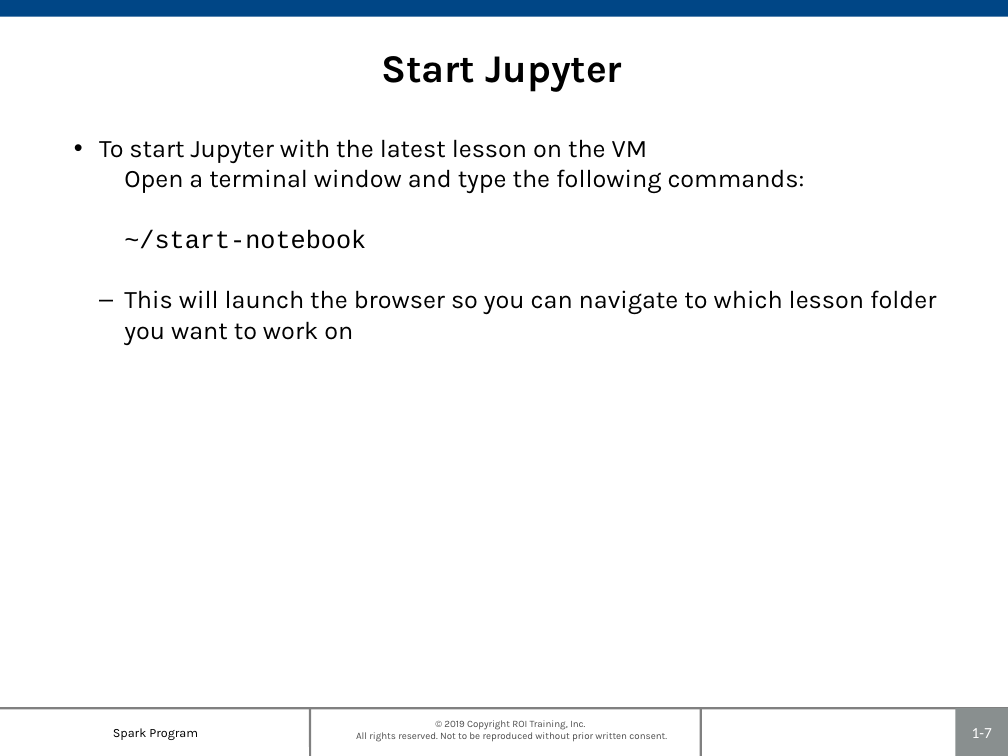
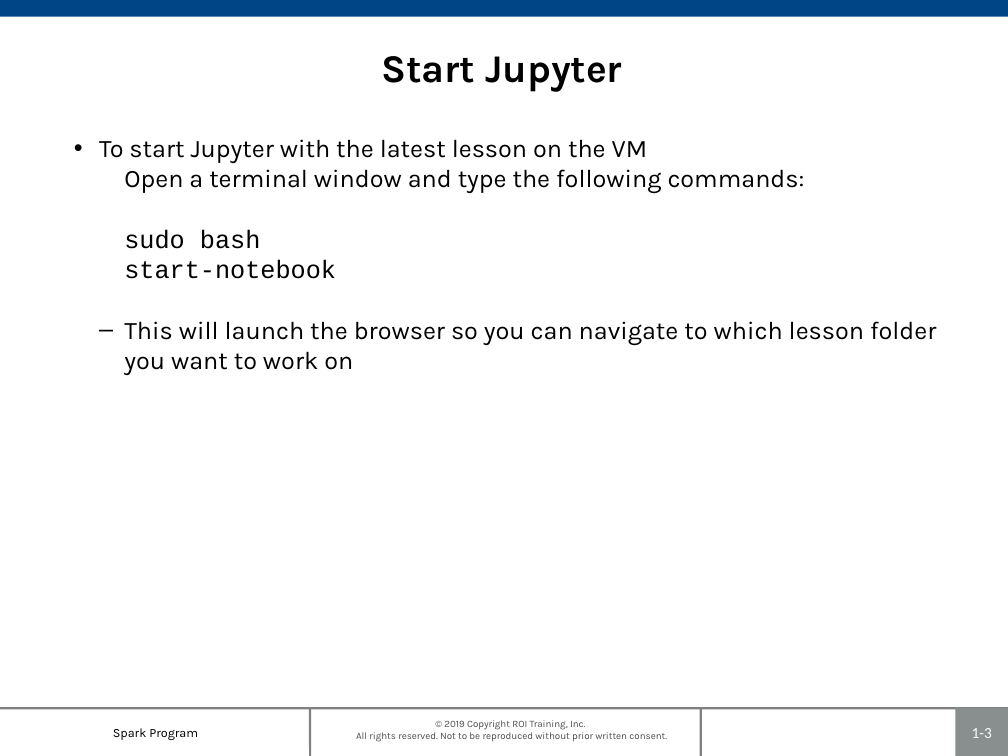
Before and after one commit to roitraining/SparkforDataEngineers, a slide deck: slide 3 of Ch01_IntroToSpark.pptx (slide 7 before the commit). Drawn at 1008x756 pixels with LibreOffice and Linux fonts; fonts in the diff are those of the drawing; background and template pictures are left out. Boxes give left, top, right and bottom in pixels: in the first picture for what was removed or moved away, otherwise in the second. Text is boxed around its words. In the diff, an @@ line names an element or a change of style, - is before the commit and + after.

Commit message:
0.1.03

```diff
--- a/Ch01_IntroToSpark.pptx
+++ b/Ch01_IntroToSpark.pptx
@@ text at bbox=[124, 230, 336, 279]: text changed @@
-    ~/start-notebook
+    sudo bash
+    start-notebook
@@ page number at bbox=[972, 728, 992, 738]: text changed @@
-1-7
+1-3
```
Also in this commit, not shown: 1 slide removed.
